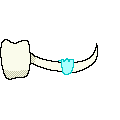
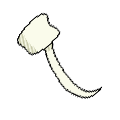
Layer changes from the first 120 × 120 image to the second:
hid "Copy of Paint Layer 1" (4th of 5) over [0, 12, 103, 99]
added layer "Copy of Paint Layer 1" (5th of 5) above "Paint Layer 1" over [0, 12, 103, 99]
